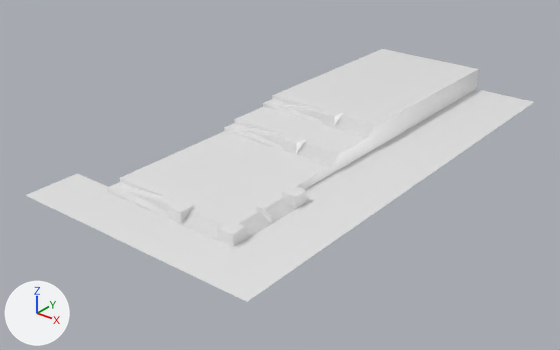
Renders of the FBX model PracaRooseveltMod/Assets/Models/PracaRoosevelt/PracaRoosevelt.fbx from each side of a commit.
Before and after are seen from a 50 mm lens placed at (77.7, -66.0, 61.0), pointed at (-7.8, 40.8, -5.3). The lights are fixed; the arrows at lower left show +X, +Y and +Z. Where no turn or scale is listed for an object, it has been applied to the vertices.

Names of what the first picture shows: 'DoubleStairs.001', 'FrontalRampStair.000', 'FrontalRampStair.001', 'FrontalRampStair.002', 'GargenCubeTall.000', 'GargenCubeTall.001', 'MainStructure'.
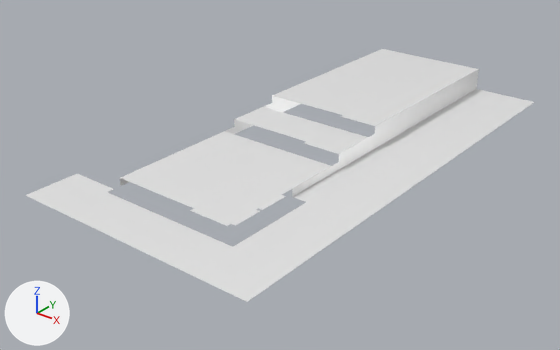
What differs and where, as boxes [x1, y1, x2, y2] in the pictures (560 x 350 px):
'FrontalRampStair.001', deleted: before [107, 178, 227, 240]
    faces in mat_concrete (white #e7e7e7): [108, 182, 227, 239]
    faces in mat_bluepaint (white #e7e7e7): [107, 178, 224, 240]
'FrontalRampStair.000', deleted: before [224, 119, 342, 166]
    faces in mat_bluepaint (white #e7e7e7): [224, 119, 342, 166]
    faces in mat_concrete (white #e7e7e7): [225, 123, 342, 165]
'FrontalRampStair.002', deleted: before [263, 96, 378, 137]
    faces in mat_bluepaint (white #e7e7e7): [263, 96, 378, 137]
    faces in mat_concrete (white #e7e7e7): [264, 99, 377, 136]
'DoubleStairs.001', deleted: before [235, 195, 296, 239]
    faces in mat_concrete (white #e7e7e7): [235, 195, 295, 237]
    faces in mat_bluepaint (white #e7e7e7): [239, 197, 296, 239]
'GargenCubeTall.001', deleted: before [218, 221, 246, 247]
    faces in mat_bluepaint (white #e7e7e7): [218, 227, 246, 247]
    faces in mat_concrete (white #e7e7e7): [219, 221, 246, 234]
'GargenCubeTall.000', deleted: before [281, 185, 307, 208]
    faces in mat_bluepaint (white #e7e7e7): [281, 191, 307, 208]
    faces in mat_concrete (white #e7e7e7): [282, 185, 307, 197]

What the commit changed:
Object 'DoubleStairs.001' (ob_doublestairs_001) is deleted.
Object 'FrontalRampStair.001' (ob_frontalrampstair_001) is deleted.
Object 'FrontalRampStair.000' (ob_frontalrampstair_000) is deleted.
Object 'FrontalRampStair.002' (ob_frontalrampstair_002) is deleted.
Object 'GargenCubeTall.000' (ob_gargencubetall_000) is deleted.
Object 'GargenCubeTall.001' (ob_gargencubetall_001) is deleted.
